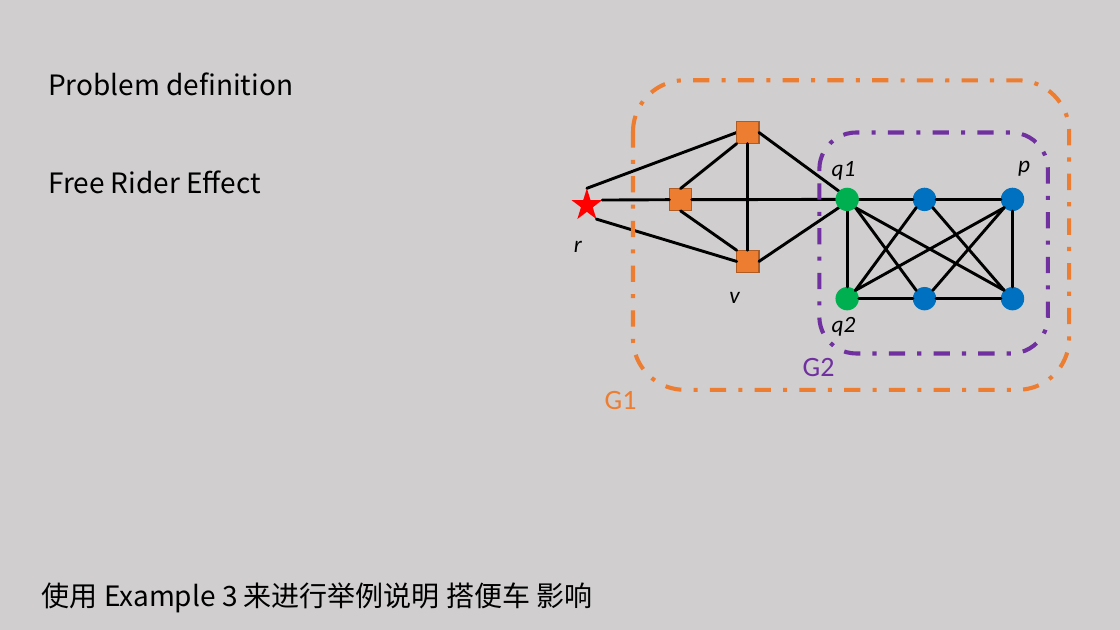
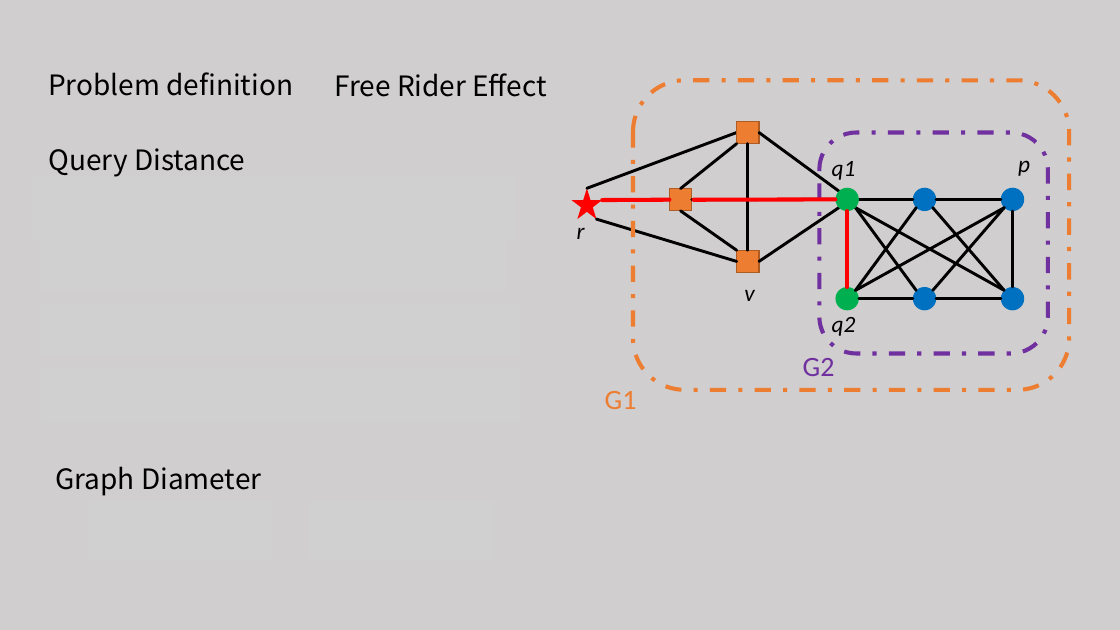
Before and after one commit to tianzhuwei/PPT, a slide deck: slide 6 of Approximate Closest Community Search in Networks.pptx (slide 7 before the commit). Drawn at 1120x630 pixels with LibreOffice and Linux fonts; fonts in the diff are those of the drawing; grey boxes stand for pictures. Boxes give left, top, right and bottom in pixels: in the first picture for what was removed or moved away, otherwise in the second. Text is boxed around its words. In the diff, an @@ line names an element or a change of style, - is before the commit and + after.

```diff
--- a/Approximate Closest Community Search in Networks.pptx
+++ b/Approximate Closest Community Search in Networks.pptx
@@ text "Free Rider Effect": place and size @@
-text "Free Rider Effect" at [48,170,260,194]
+text "Free Rider Effect" at [334,73,547,97]
@@ text added at [48,148,245,177], 24 pt, text #000000 @@
+Query Distance
@@ picture added at [31,177,516,240] @@
@@ line added from (670, 200) to (602, 200), #FF0000 3.5 pt @@
@@ line added from (836, 199) to (694, 200), #FF0000 3.5 pt @@
@@ text "r": place and size @@
-text "r" at [574,241,582,252]
+text "r" at [577,228,585,239]
@@ line added from (848, 287) to (848, 211), #FF0000 3.5 pt @@
@@ text "v": place and size @@
-text "v" at [729,292,739,303]
+text "v" at [744,290,754,301]
@@ text added at [55,466,261,496], 24 pt, text #000000 @@
+Graph Diameter
@@ text removed at [42,582,592,613] @@
-使用 Example 3 来进行举例说明 搭便车 影响
```
Also in this commit, not shown: 3 other slides changed.
